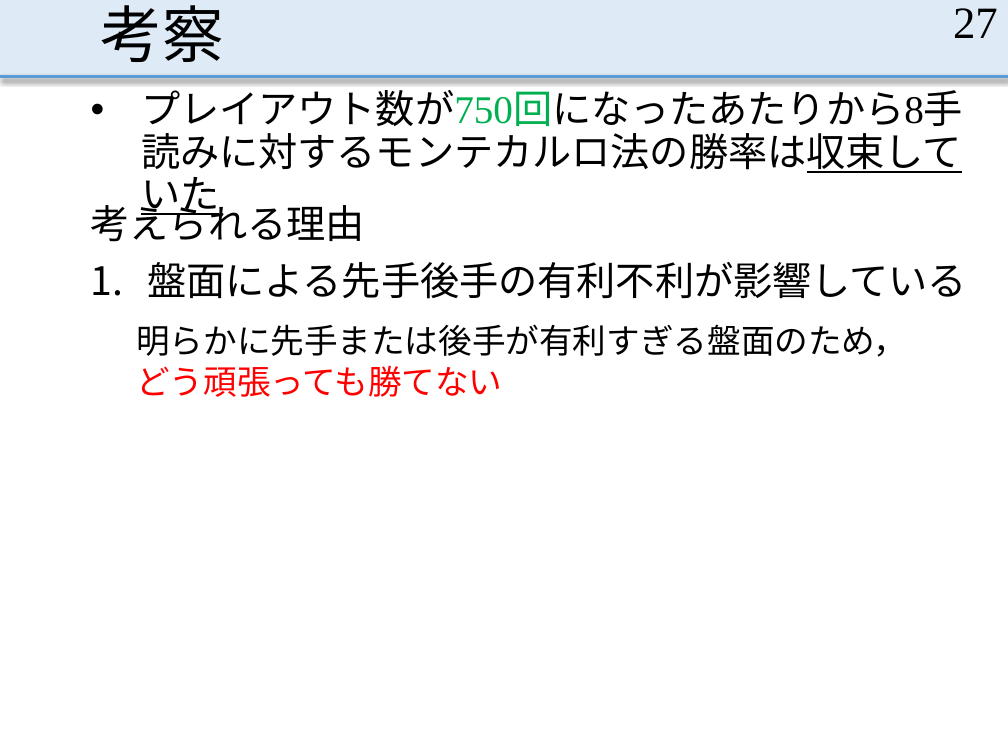
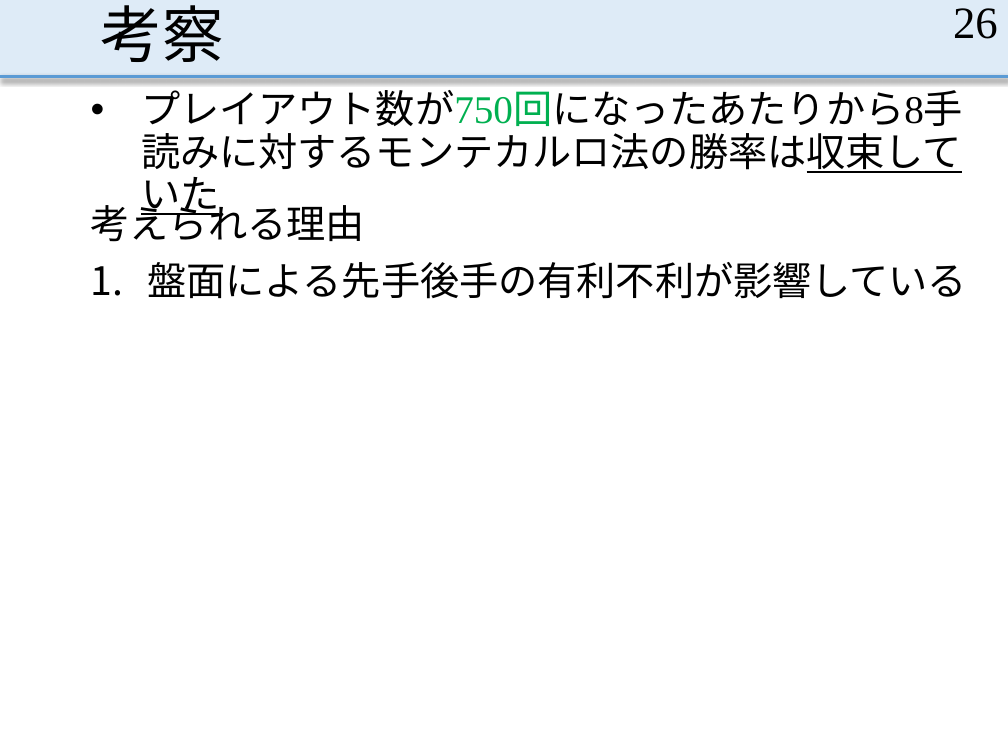
Before and after one commit to MasayaOda/SR, a slide deck: slide 26 of 中間発表1210.pptx (slide 27 before the commit). Drawn at 1008x756 pixels with LibreOffice and Linux fonts; fonts in the diff are those of the drawing. Boxes give left, top, right and bottom in pixels: in the first picture for what was removed or moved away, otherwise in the second. Text is boxed around its words. In the diff, an @@ line names an element or a change of style, - is before the commit and + after.

Commit message:
考察字ばっかり

```diff
--- a/中間発表1210.pptx
+++ b/中間発表1210.pptx
@@ page number at [953, 8, 998, 39]: text changed @@
-27
+26
@@ text removed at [136, 324, 907, 397] @@
-明らかに先手または後手が有利すぎる盤面のため，
-どう頑張っても勝てない
```
Also in this commit, not shown: 8 other slides changed, 2 slides added.
